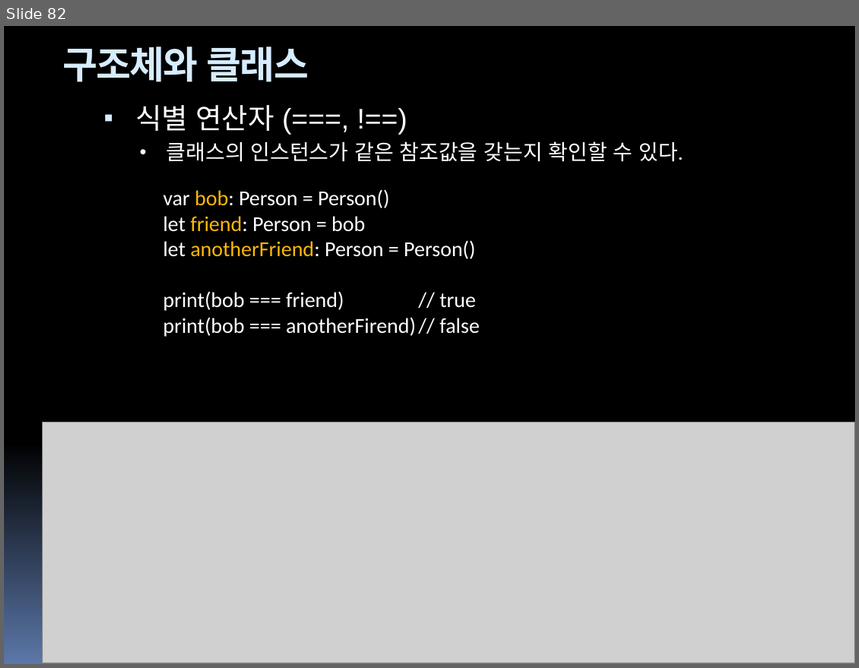
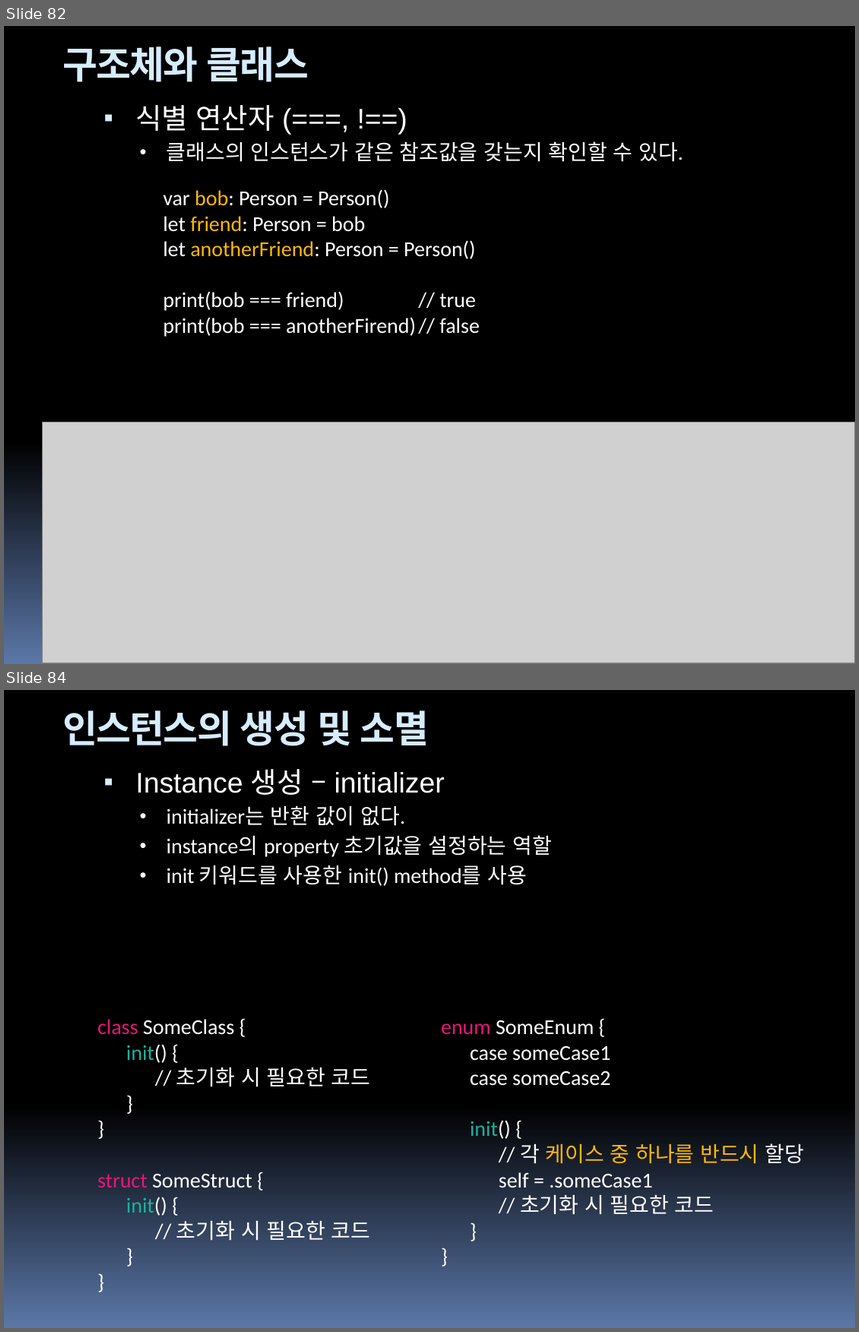
Before and after one commit to hounga13/helloSwift, a slide deck: Swift세미나자료.pptx. Shown one above the other, each under a label of ours: slide 82 before the commit, slides 82 and 84 after it; the slides between them are not shown. The pictures are 859x668 and 859x1332 pixels, drawn with LibreOffice and Linux fonts; fonts in the diff are those of the drawing; grey boxes stand for pictures. Boxes give left, top, right and bottom in pixels: in the first picture for what was removed or moved away, otherwise in the second. Text is boxed around its words. In the diff, an @@ line names an element or a change of style, - is before the commit and + after.

Commit message:
chapter13_construction and distruction of instance

```diff
--- a/Swift세미나자료.pptx
+++ b/Swift세미나자료.pptx
@@ slide 84 added at bbox=[4, 690, 855, 1328], background gradient #000000 to #5B77A8; not listed: 4 template elements that a slide beside it also shows @@
@@ title added at bbox=[63, 711, 429, 746], 32 pt, text #D6ECFF, bold @@
+인스턴스의 생성 및 소멸
@@ text added at bbox=[135, 769, 552, 886], 18 pt, text #FFFFFF @@
+▪ Instance 생성 – initializer
+  • initializer는 반환 값이 없다.
+  • instance의 property 초기값을 설정하는 역할
+  • init 키워드를 사용한 init() method를 사용
@@ text added at bbox=[97, 1019, 371, 1241], 18 pt, text #FFFFFF @@
+class SomeClass {
+init() {
+// 초기화 시 필요한 코드
+}
+}
+struct SomeStruct {
+init() {
+// 초기화 시 필요한 코드
+}
+}
@@ text added at bbox=[441, 1021, 805, 1215], 18 pt, text #FFFFFF @@
+enum SomeEnum {
+case someCase1
+case someCase2
+init() {
+// 각 케이스 중 하나를 반드시 할당
+self = .someCase1
+// 초기화 시 필요한 코드
+}
+}
```
Also in this commit, not shown: 17 other slides added, 2 other files.
